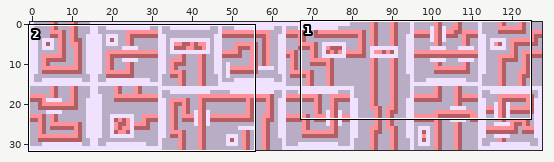
A sprite sheet gets an edit: AridArnold/Content/Tiles/Lab/lab-wall0.png. Above, an overview of the earlier version with the close-up marked.
Close-up. First the earlier version:
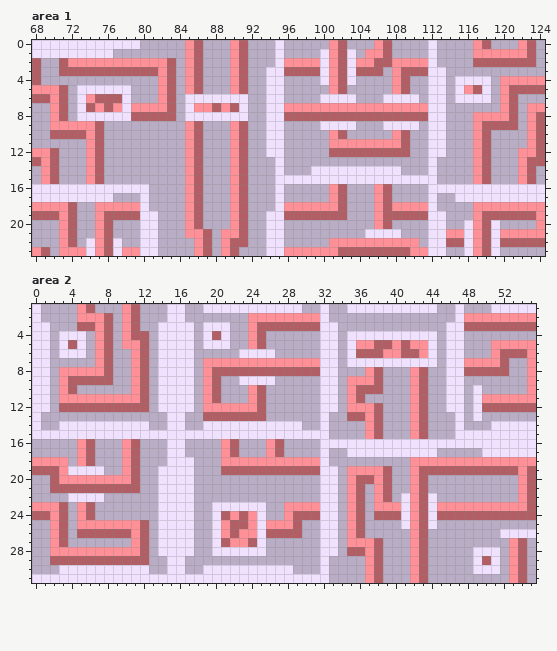
The file is 128x32 pixels. Shown: area 1: x 68..124, y 0..23; area 2: x 0..55, y 1..31.
After:
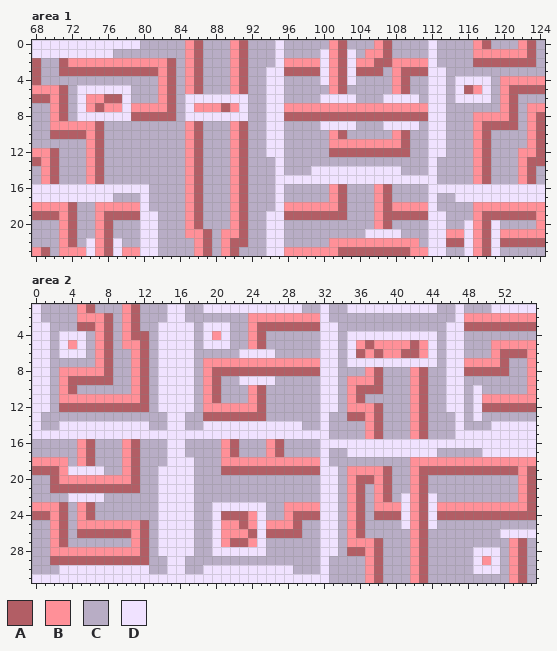
Palette (. is transparent): A #b25e65  B #ff9098  C #b8adc5  D #f0e2ff
Commit message: Add tile animations for the lab
What changed:
Area 1:
Colour A replaces colour B in row 5 at x 116; in row 7 at x 75 and 89.
Colour B replaces colour A in row 5 at x 117; in row 6 at x 75; in row 7 at x 74, 76, 88 and 90.
Area 2:
Colour A replaces colour B in row 5 at x 37 and 42; in row 24 at x 22; in row 26 at x 24; in row 27 at x 22 to 23.
Colour B replaces colour A in row 4 at x 20; in row 5 at x 4, 38 to 39 and 41; in row 6 at x 37; in rows 25 to 26 at x 22; in row 27 at x 21 and 24; in row 29 at x 50.
